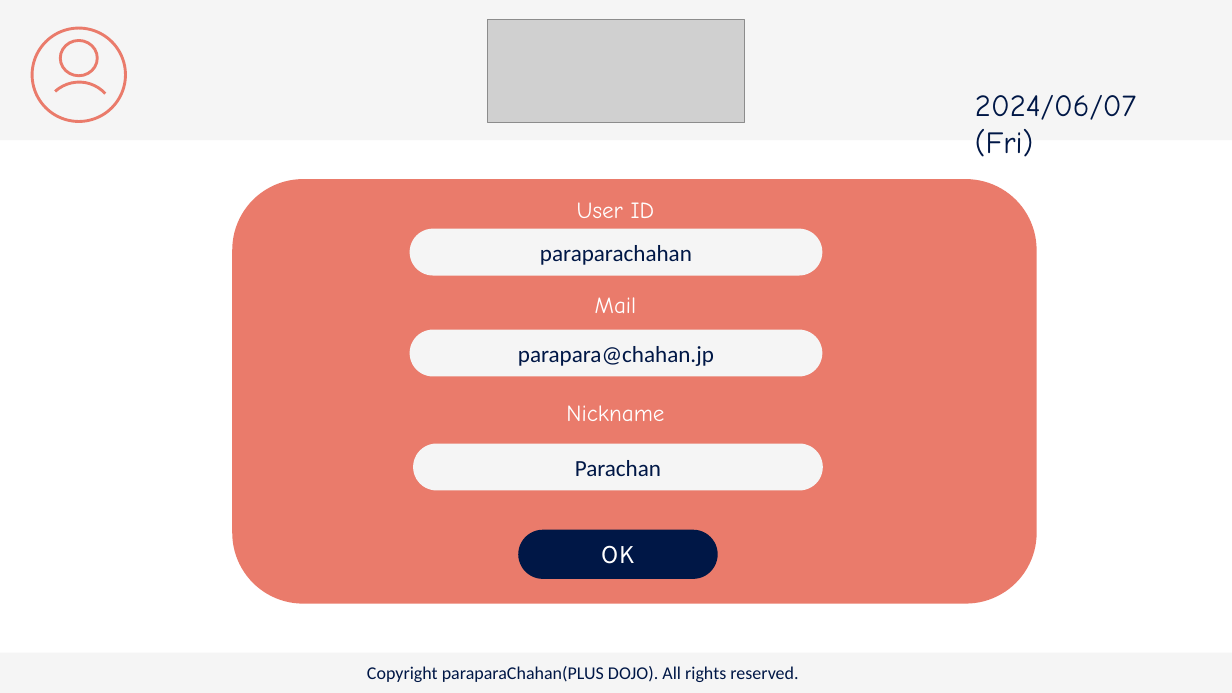
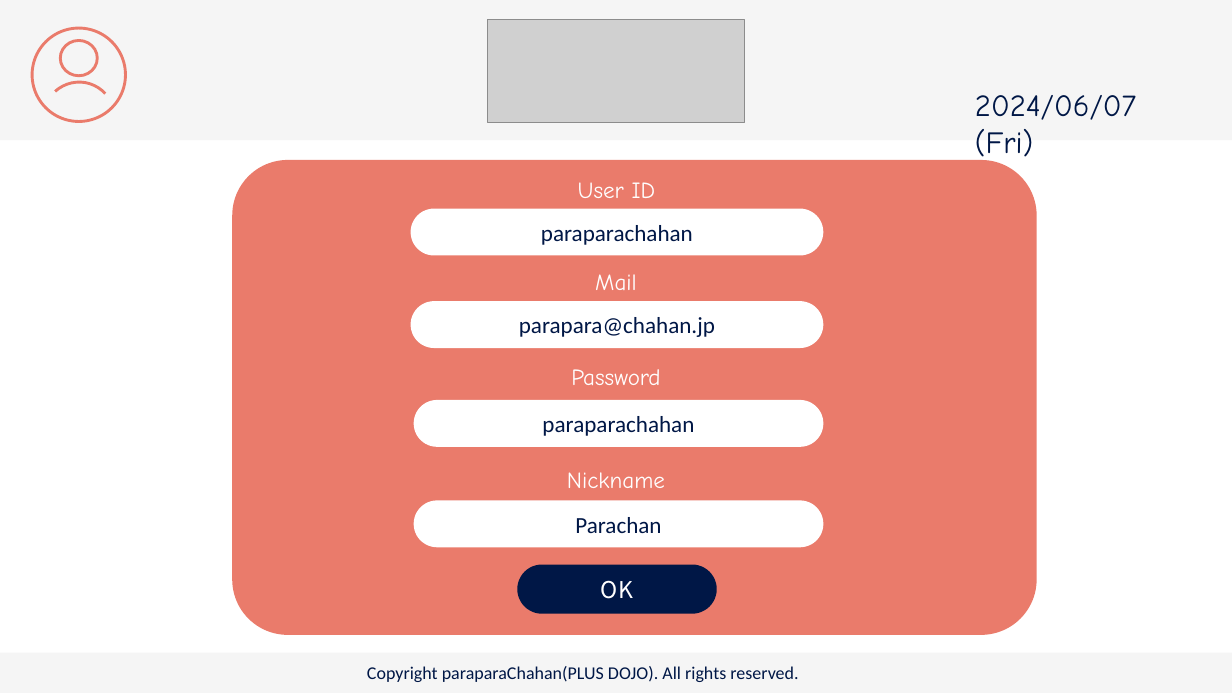
Before and after one commit to plusdojo2024/C2, a slide deck: slide 4 of doc/13_外部設計/famiLink 画面デザイン.pptx. Drawn at 1232x693 pixels with LibreOffice and Linux fonts; fonts in the diff are those of the drawing; grey boxes stand for pictures. Boxes give left, top, right and bottom in pixels: in the first picture for what was removed or moved away, otherwise in the second. Text is boxed around its words. In the diff, an @@ line names an element or a change of style, - is before the commit and + after.

```diff
--- a/doc/13_外部設計/famiLink 画面デザイン.pptx
+++ b/doc/13_外部設計/famiLink 画面デザイン.pptx
@@ rounded rectangle: place and size @@
-rounded rectangle at <box>232,179,1037,604</box>
+rounded rectangle at <box>232,160,1037,635</box>
@@ rounded rectangle at <box>232,160,1037,635</box>: proportions changed @@
@@ rectangle "User ID": place and size @@
-rectangle "User ID" at <box>381,191,851,228</box>
+rectangle "User ID" at <box>382,171,852,208</box>
@@ rounded rectangle "paraparachahan": place and size @@
-rounded rectangle "paraparachahan" at <box>409,228,823,275</box>
+rounded rectangle "paraparachahan" at <box>410,209,823,256</box>
@@ rectangle "Mail": place and size @@
-rectangle "Mail" at <box>595,297,637,313</box>
+rectangle "Mail" at <box>381,262,851,299</box>
@@ rounded rectangle "parapara@chahan.jp": place and size @@
-rounded rectangle "parapara@chahan.jp" at <box>409,330,823,377</box>
+rounded rectangle "parapara@chahan.jp" at <box>410,301,823,348</box>
@@ text added at <box>571,369,660,385</box>, 18 pt, text #FFFFFF @@
+Password
@@ rounded rectangle added at <box>414,400,823,447</box>, fill #FFFFFF, 18 pt, text #001746 @@
+paraparachahan
@@ rectangle "Nickname": place and size @@
-rectangle "Nickname" at <box>566,405,664,421</box>
+rectangle "Nickname" at <box>381,460,851,497</box>
@@ fill #F5F5F5 to #FFFFFF in 3 elements at <box>410,209,823,256</box>, <box>410,301,823,348</box>, <box>414,501,823,548</box> @@
@@ rounded rectangle "Parachan": place and size @@
-rounded rectangle "Parachan" at <box>413,444,823,491</box>
+rounded rectangle "Parachan" at <box>414,501,823,548</box>
@@ rounded rectangle "OK": place and size @@
-rounded rectangle "OK" at <box>518,530,718,579</box>
+rounded rectangle "OK" at <box>518,565,717,614</box>
```
Also in this commit, not shown: 5 other slides changed.
